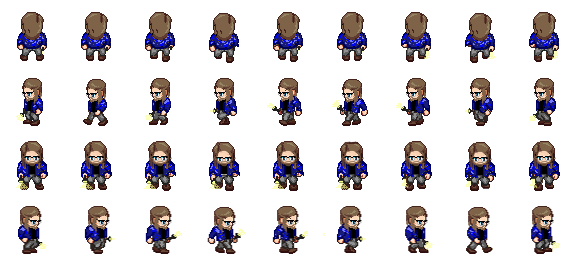
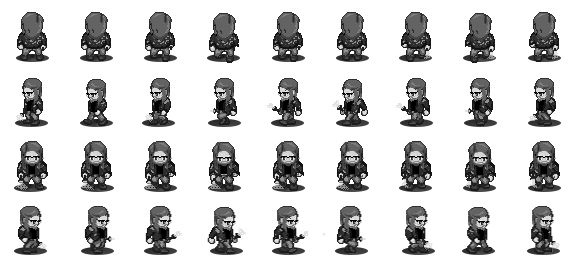
Layers edited between the first and the second 576×256 image:
painted on "Layer 2" over [14, 12, 560, 254]
removed layer "Layer 3" over [466, 207, 495, 254]
removed layer "Layer 4" over [405, 206, 435, 253]
removed layer "Layer 5" over [336, 206, 367, 253]
removed layer "Layer 6" over [272, 206, 308, 254]
removed layer "Layer 7" over [208, 207, 246, 254]
removed layer "Layer 8" over [145, 206, 182, 254]
removed layer "Layer 1" over [18, 206, 326, 254]
removed layer "Layer 0" over [14, 12, 560, 191]
added group "Group 1 copy 2" with 9 layers above "Group 1 copy" over [16, 54, 561, 62]
added layer "Ellipse 3 copy 8" (1st of 4, in "Group 1 copy 2") (90%) in group "Group 1 copy 2" over [336, 54, 369, 62]
added layer "Ellipse 3 copy 7" (1st of 4, in "Group 1 copy 2") (90%) in group "Group 1 copy 2" over [399, 54, 432, 62]
added layer "Ellipse 3 copy 6" (1st of 4, in "Group 1 copy 2") (90%) in group "Group 1 copy 2" over [463, 54, 496, 62]
added layer "Ellipse 3 copy 5" (1st of 4, in "Group 1 copy 2") (90%) in group "Group 1 copy 2" over [207, 54, 240, 62]
added layer "Ellipse 3 copy 4" (1st of 4, in "Group 1 copy 2") (90%) in group "Group 1 copy 2" over [528, 54, 561, 62]
added layer "Ellipse 3 copy 3" (1st of 4, in "Group 1 copy 2") (90%) in group "Group 1 copy 2" over [272, 54, 305, 62]
added layer "Ellipse 3 copy 2" (1st of 4, in "Group 1 copy 2") (90%) in group "Group 1 copy 2" over [16, 54, 49, 62]
added layer "Ellipse 3 copy" (1st of 4, in "Group 1 copy 2") (90%) in group "Group 1 copy 2" over [80, 54, 113, 62]
added layer "Ellipse 3" (1st of 4, in "Group 1 copy 2") (90%) in group "Group 1 copy 2" over [144, 54, 177, 62]
added group "Group 1 copy" with 9 layers above "Group 1 copy 3" over [15, 119, 561, 127]
added group "Group 1 copy 3" with 9 layers above "Group 1" over [14, 247, 560, 255]
added group "Group 1" with 9 layers above "Ellipse 2" over [14, 184, 561, 192]
…and 27 more changes (27 added)
